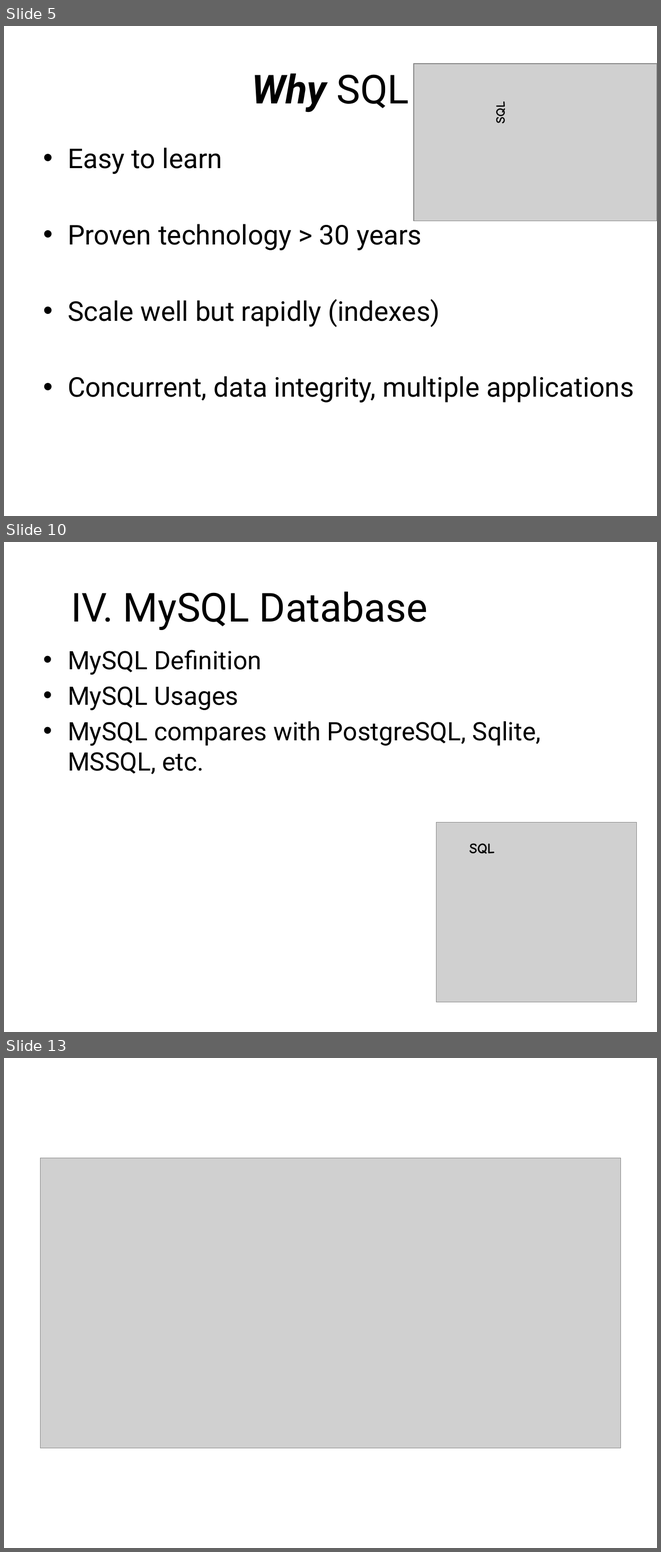
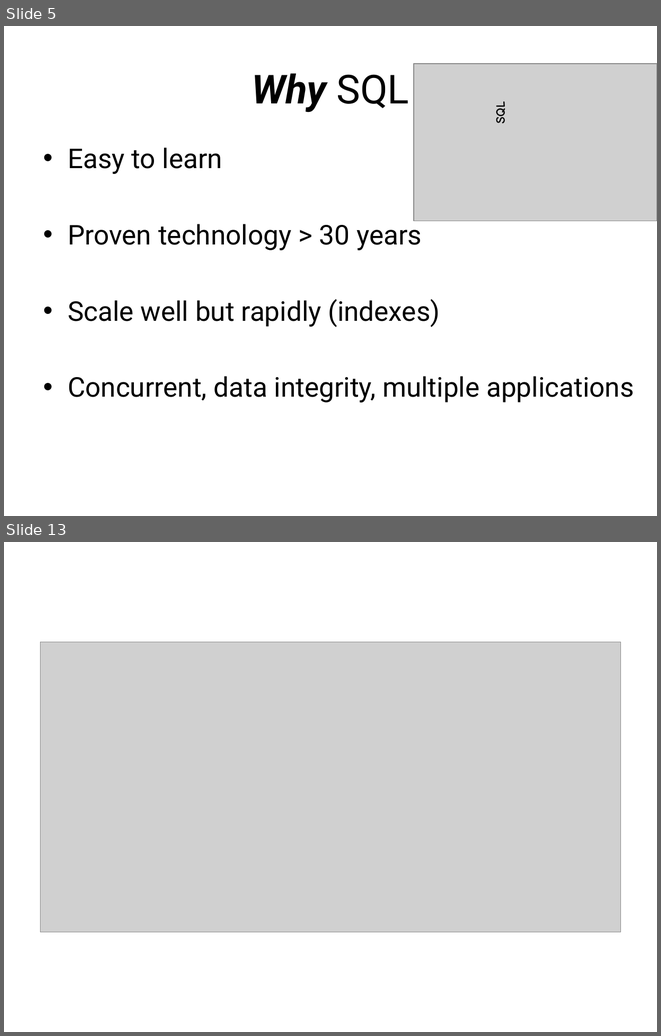
Before and after one commit to sonvq/sqltraining, a slide deck: QS_Training_SQL_Overview.pptx. Shown one above the other, each under a label of ours: slides 5, 10 and 13 before the commit, slides 5 and 13 after it; the slides between them are not shown. The pictures are 661x1552 and 661x1036 pixels, drawn with LibreOffice and Linux fonts; fonts in the diff are those of the drawing; grey boxes stand for pictures; background and template pictures are left out. Boxes give left, top, right and bottom in pixels: in the first picture for what was removed or moved away, otherwise in the second. Text is boxed around its words. In the diff, an @@ line names an element or a change of style, - is before the commit and + after.

```diff
--- a/QS_Training_SQL_Overview.pptx
+++ b/QS_Training_SQL_Overview.pptx
@@ slide 10 removed at bbox=[4, 542, 657, 1032], background picture (left out) @@
@@ title removed at bbox=[71, 591, 428, 630] @@
-IV. MySQL Database
@@ text removed at bbox=[68, 650, 541, 774] @@
-• MySQL Definition
-• MySQL Usages
-• MySQL compares with PostgreSQL, Sqlite, MSSQL, etc.
@@ picture removed at bbox=[436, 822, 637, 1002] @@
@@ text removed at bbox=[469, 843, 495, 854] @@
-SQL
```
Also in this commit, not shown: 5 slides changed, 2 slides added, 1 other slide removed, 1 other file.
